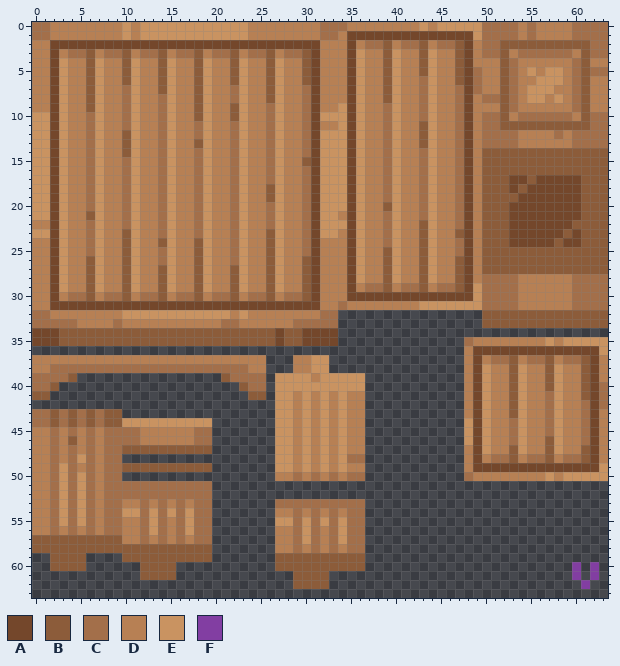
Pixel-art sprite -- assets/minecraft/textures/projecteden/decoration/table_set.png. Above is the file before it was changed.
The file is 64x64 pixels.
Palette (. is transparent): A #74472b  B #8c5c3a  C #a36f4a  D #b78054  E #c99361  F #823ea2
Now the later version:
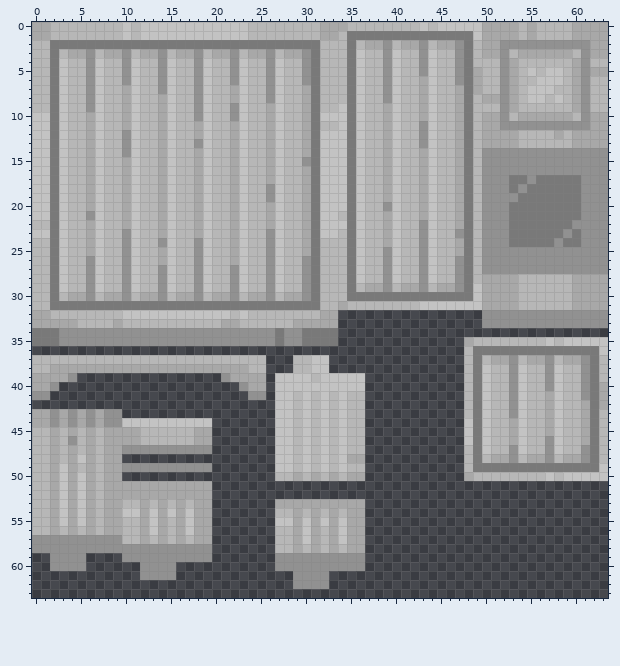
Author's note on the commit: make tables dyeable, archive table bits
Diff:
colour A: #74472b -> #797979
colour B: #8c5c3a -> #919191
colour C: #a36f4a -> #a8a8a8
colour D: #b78054 -> #b7b7b7
colour E: #c99361 -> #c3c3c3
Changed rows in their new state; - is a pixel that keeps its letter.
first column x 60:
60 .-.
61 .-.
62 -.-
